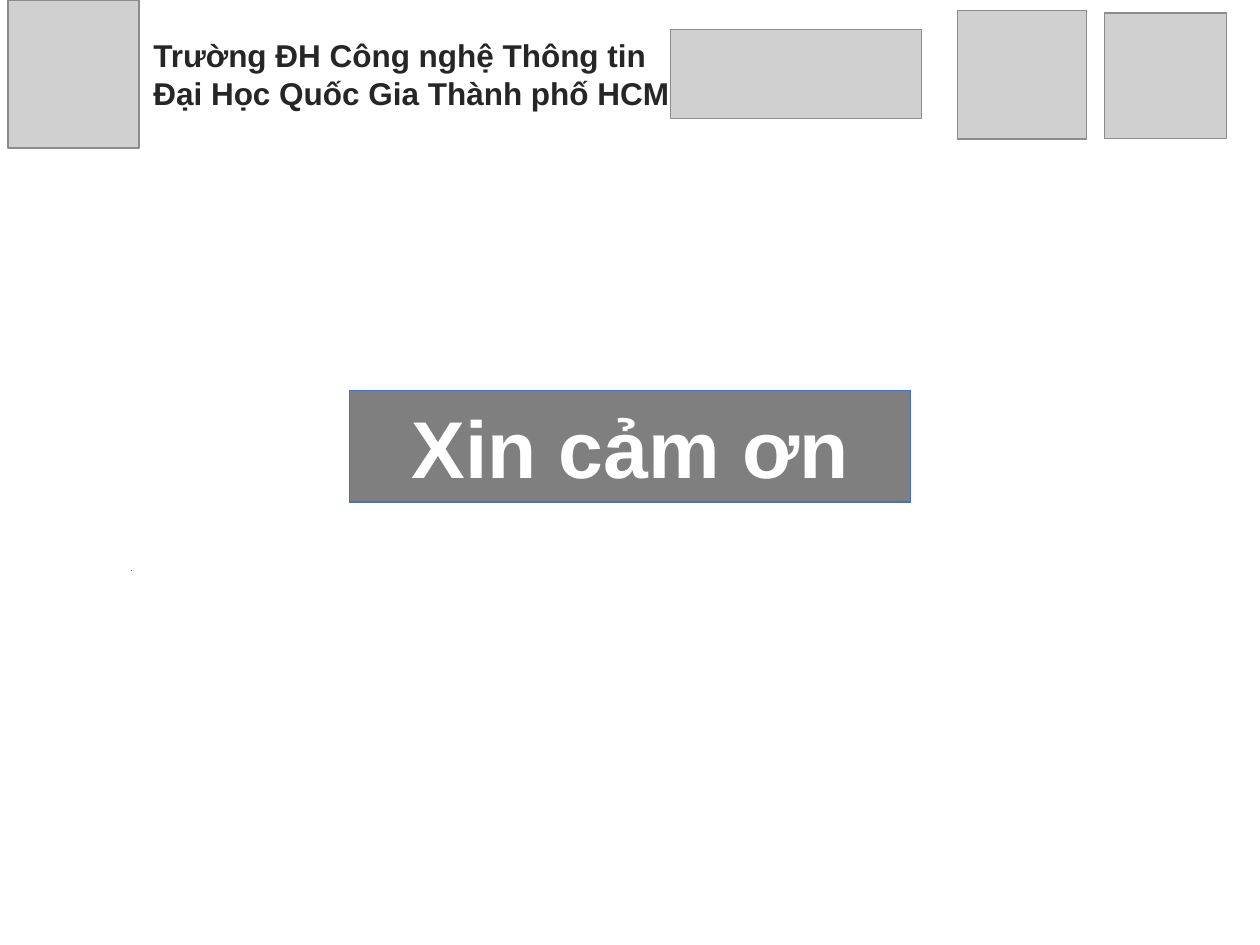
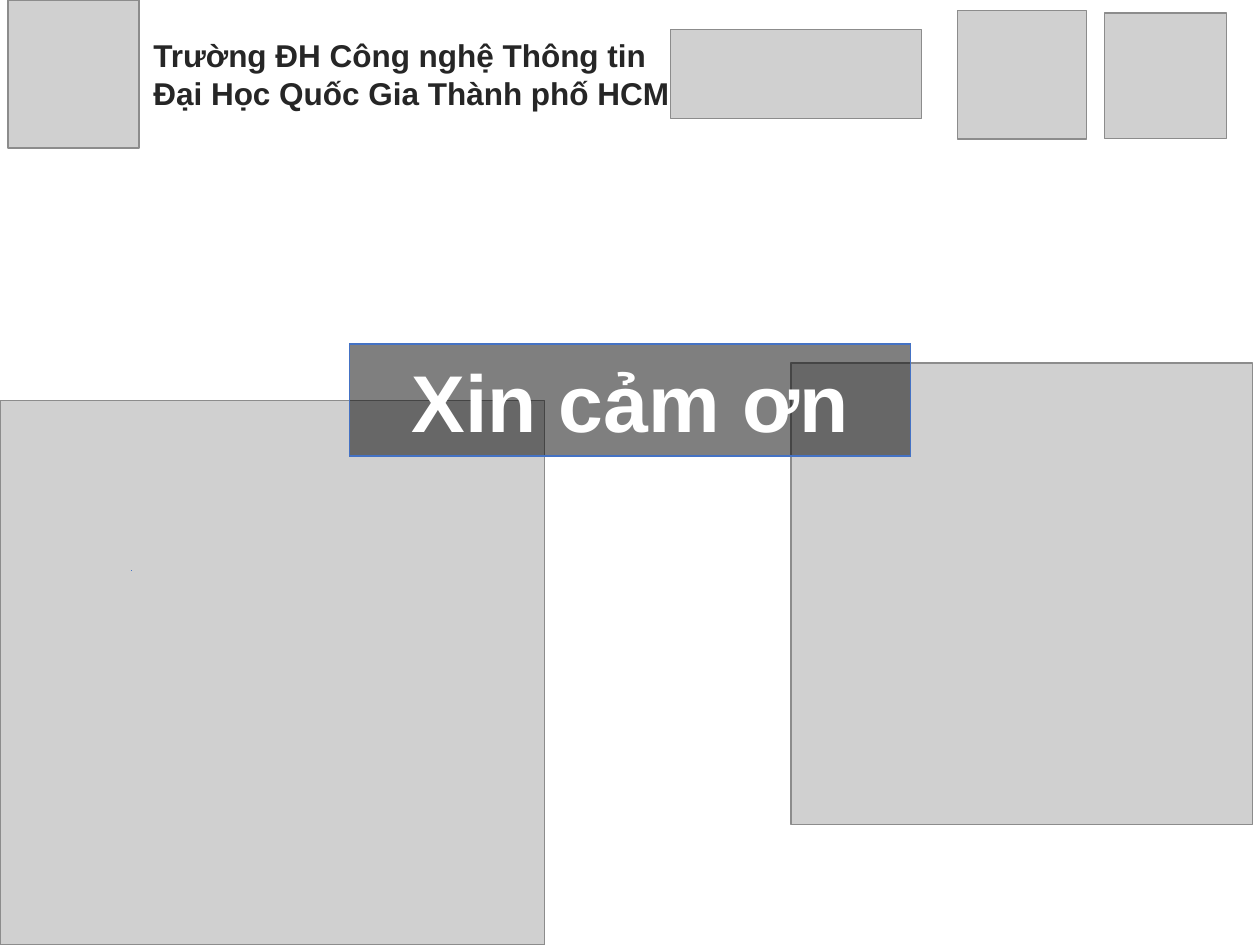
Before and after one commit to anhkiet1227/NT505_Thesis, a slide deck: slide 35 of Slide_20520605_VoAnhKiet.pptx (slide 33 before the commit). Drawn at 1260x945 pixels with LibreOffice and Linux fonts; fonts in the diff are those of the drawing; grey boxes stand for pictures. Boxes give left, top, right and bottom in pixels: in the first picture for what was removed or moved away, otherwise in the second. Text is boxed around its words. In the diff, an @@ line names an element or a change of style, - is before the commit and + after.

```diff
--- a/Slide_20520605_VoAnhKiet.pptx
+++ b/Slide_20520605_VoAnhKiet.pptx
@@ title "Xin cảm ơn": place and size @@
-title "Xin cảm ơn" at (349, 391, 910, 503)
+title "Xin cảm ơn" at (349, 344, 910, 456)
@@ picture added at (791, 363, 1252, 824) @@
@@ picture added at (0, 401, 544, 945) @@
```
Also in this commit, not shown: 2 other slides changed, 2 slides added.
